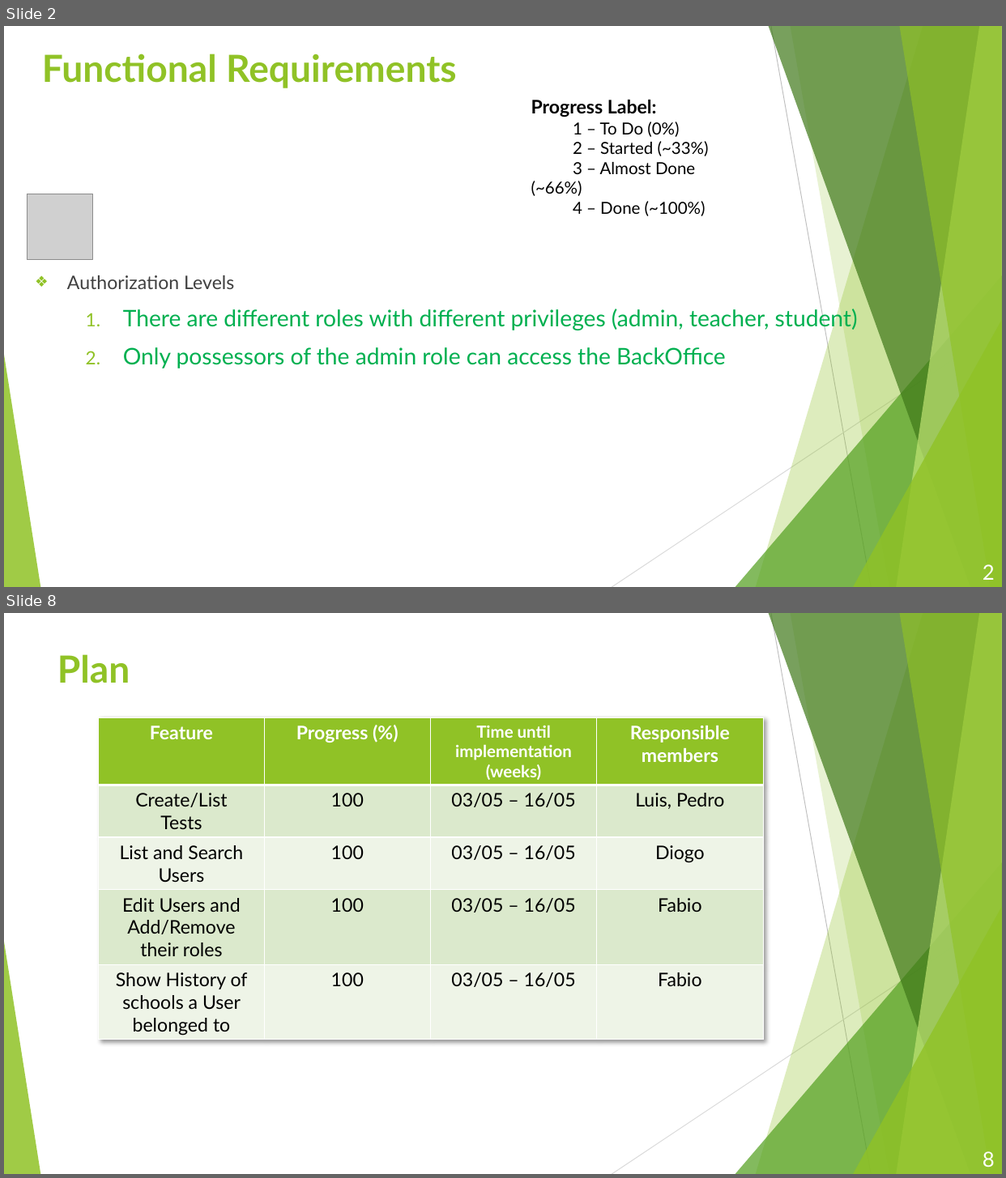
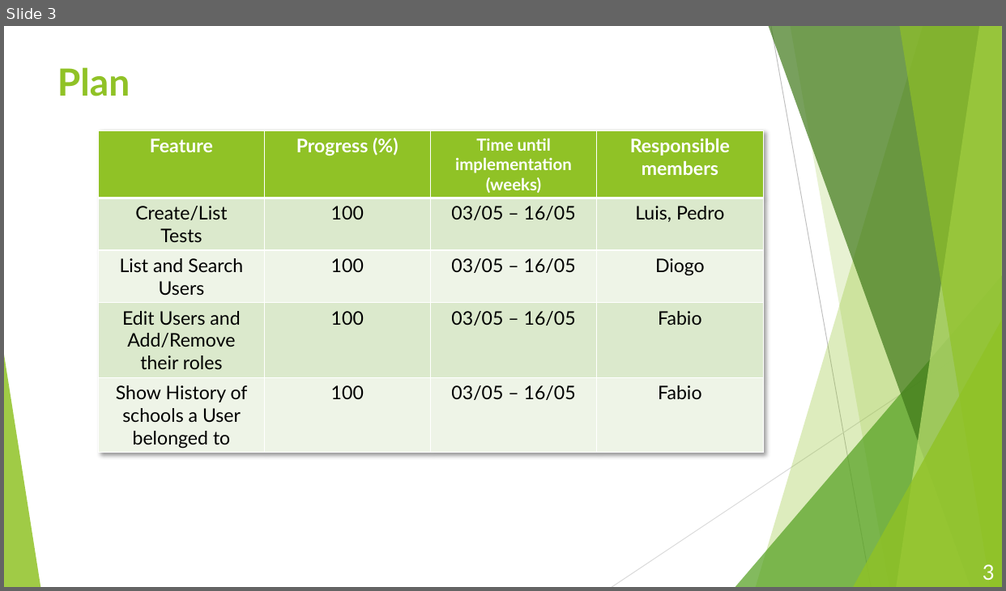
Before and after one commit to Mariainesrocha/Projeto_Informatica, a slide deck: Docs/PowerPoints/PMATE-Transition(Final).pptx. Shown one above the other, each under a label of ours: slides 2 and 8 before the commit, slide 3 after it; the slides between them are not shown. The pictures are 1006x1178 and 1006x591 pixels, drawn with LibreOffice and Linux fonts; fonts in the diff are those of the drawing; grey boxes stand for pictures; background and template pictures are left out. Boxes give left, top, right and bottom in pixels: in the first picture for what was removed or moved away, otherwise in the second. Text is boxed around its words. In the diff, an @@ line names an element or a change of style, - is before the commit and + after.

```diff
--- a/Docs/PowerPoints/PMATE-Transition(Final).pptx
+++ b/Docs/PowerPoints/PMATE-Transition(Final).pptx
@@ slide 2 removed at bbox=[4, 26, 1002, 587], background #FFFFFF; not listed: 10 template elements that a slide beside it also shows @@
@@ title removed at bbox=[42, 54, 457, 88] @@
-Functional Requirements
@@ text removed at bbox=[531, 99, 709, 216] @@
-Progress Label:
-1 – To Do (0%)
-2 – Started (~33%)
-3 – Almost Done (~66%)
-4 – Done (~100%)
@@ picture removed at bbox=[27, 194, 93, 259] @@
@@ text removed at bbox=[67, 275, 858, 369] @@
-❖ Authorization Levels
-  1. There are different roles with different privileges (admin, teacher, student)
-  2. Only possessors of the admin role can access the BackOffice
@@ page number removed at bbox=[982, 565, 995, 580] @@
-2
@@ what was slide 8 is now slide 3 @@
@@ page number at bbox=[982, 565, 995, 580]: text changed @@
-8
+3
```
Also in this commit, not shown: 2 slides changed, 2 slides added, 4 other slides removed.
